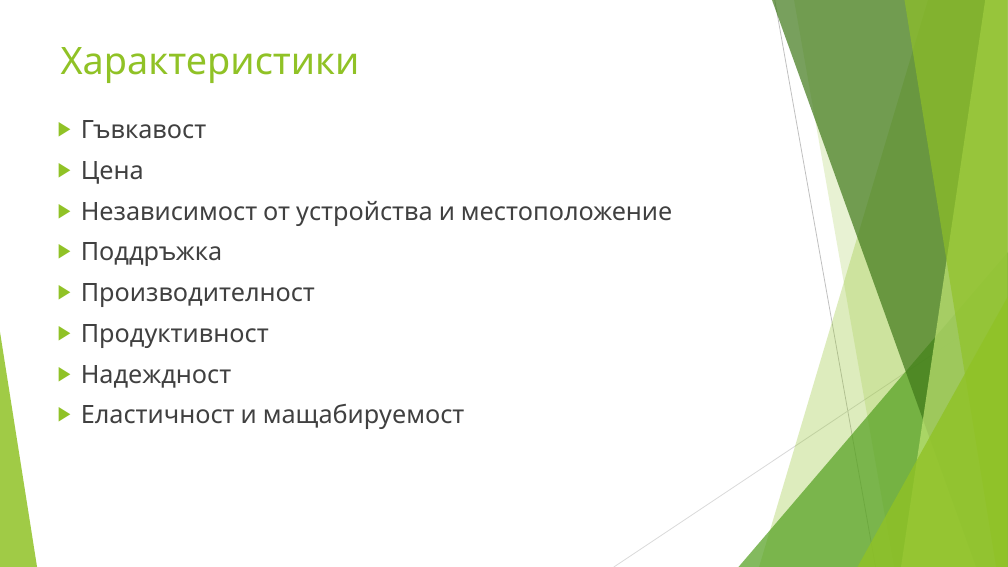
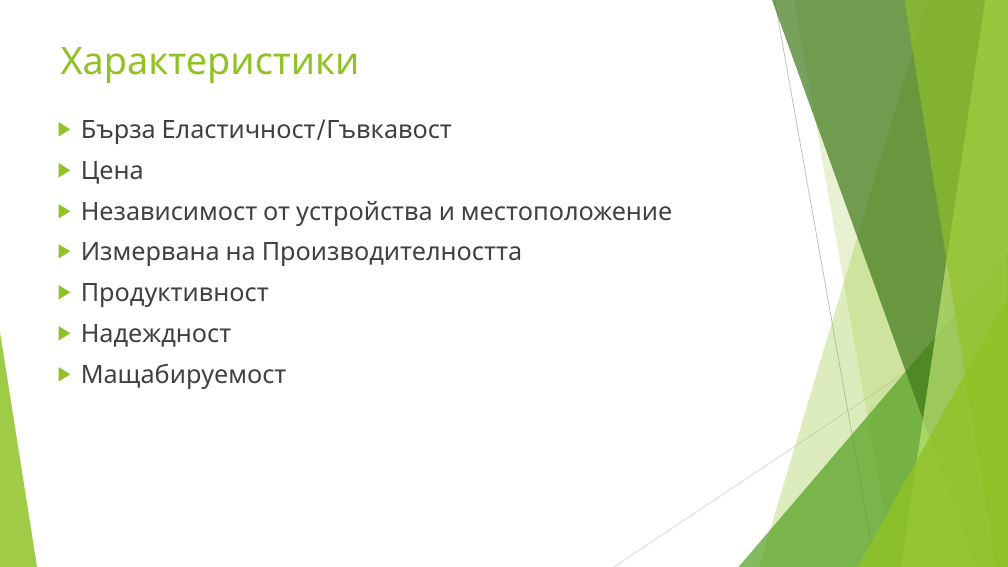
Before and after one commit to enchobelezirev/CloudComputing, a slide deck: slide 5 of CLOUD COMPUTING.pptx. Drawn at 1008x567 pixels with LibreOffice and Linux fonts; fonts in the diff are those of the drawing. Boxes give left, top, right and bottom in pixels: in the first picture for what was removed or moved away, otherwise in the second. Text is boxed around its words. In the diff, an @@ line names an element or a change of style, - is before the commit and + after.

```diff
--- a/CLOUD COMPUTING.pptx
+++ b/CLOUD COMPUTING.pptx
@@ text at <box>81,120,452,144</box>: text changed @@
-▶ Гъвкавост
+▶ Бърза Еластичност/Гъвкавост
@@ text at <box>81,242,522,266</box>: text changed @@
-▶ Поддръжка
-▶ Производителност
+▶ Измервана на Производителността
@@ text at <box>81,364,287,389</box>: text changed @@
-▶ Еластичност и мащабируемост
+▶ Мащабируемост
```
Also in this commit, not shown: 9 other slides changed, 5 other files.
